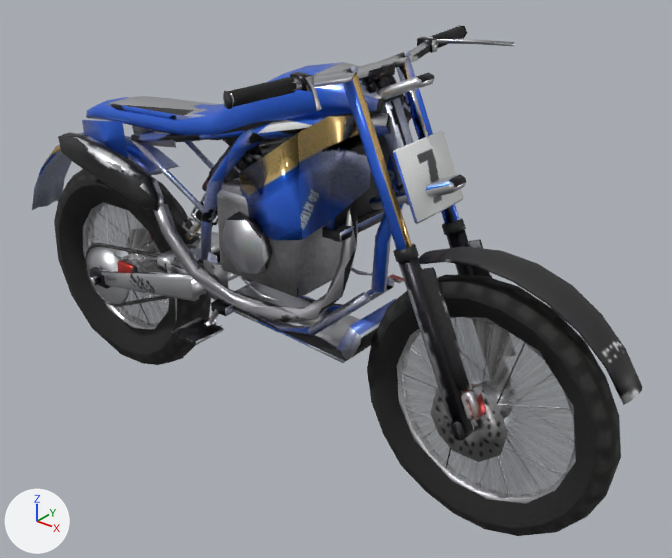
The Blender file assets/blender/bike-lod.blend, before and after one commit.
One viewpoint serves both versions: a camera (50 mm lens) standing at (2.201, -1.698, 1.26) and looking at (0.775, 0.085, 0.154). Lighting does not change. The marker at lower left points along +X, +Y and +Z. The older version comes first.

In view in the first picture: 'bodywork', 'engine', 'exhaust', 'fork_lower', 'fork_upper', 'frame', 'handlebar', 'swingarm', 'wheel_front', 'wheel_front_blur', 'wheel_rear', 'wheel_rear_blur' and 8 more.
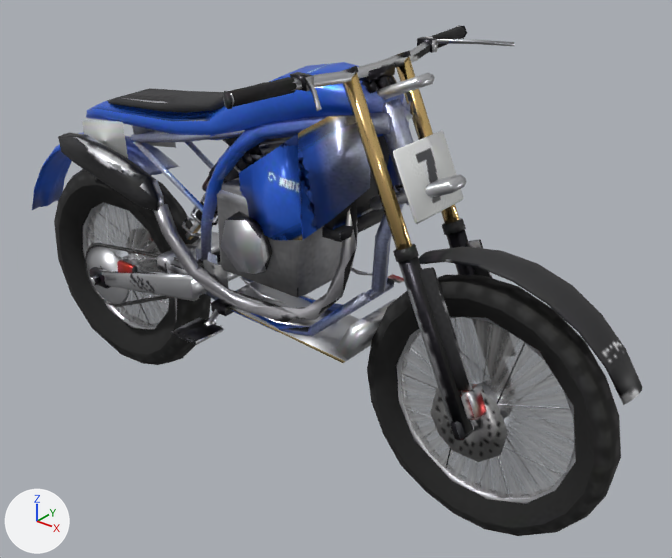
Boxes [x1, y1, x2, y2] around the edits, measured in the pictures (672 x 558 px; the box of a moved part takes in the faces that stretch with it):
part 1 of me_frame, surface changed: [130, 98, 413, 363] in both
part 2 of me_bodywork, rebuilt: before [108, 96, 217, 120]; after [107, 83, 261, 113]
part 3 of me_bodywork, moved or reshaped: before [268, 66, 316, 82]; after [269, 66, 316, 82]
part 4 of me_bodywork, surface changed: [32, 62, 411, 240] in both
part 5 of me_fork_upper, surface changed (blue to brown): [343, 51, 466, 250] in both

What changed in the scene script:
```text
Change me_frame:
    where me_frame.from_pydata(...)  # 253 vertices, 418 faces; spans x 0.163..1.117, y -0.118..0.118, z 0.038..0.711
    used by ob_frame; parent = ob_bike; location = (0.0, 0.0, 0.0)
    me_frame part 1: texture (UV) coordinates of 418 of 418 faces, centred in x 0.168..1.101, y -0.118..0.118, z 0.04..0.706, changed; they spanned u 0.0..0.96, v 0.0..1.0 and now span u 0.0..0.96, v 0.0..1.0
Change me_bodywork:
    where me_bodywork.from_pydata(...)  # 238 vertices, 444 faces; spans x -0.443..1.006, y -0.149..0.149, z 0.103..0.762
    used by ob_bodywork; parent = ob_bike; location = (0.0, 0.0, 0.0)
    me_bodywork part 2: the loose piece of 34 vertices spanning x 0.04..0.56, y -0.079..0.079, z 0.53..0.619 is rebuilt with 37 vertices and now spans x 0.04..0.56, y -0.08..0.08, z 0.543..0.665
    me_bodywork part 3
    4 vertices are removed from x 0.72..0.94, y -0.082..0.098, z 0.672..0.731
    18 faces are deleted
    2 vertices are added at (0.921, 0.088, 0.687), (0.719, -0.071, 0.725)
    14 new faces join them
    me_bodywork part 4: 302 kept faces spanning x -0.443..1.006, y -0.149..0.149, z 0.103..0.762 get new texture (UV) coordinates
Change me_fork_upper:
    where me_fork_upper.from_pydata(...)  # 166 vertices, 143 faces; spans x -0.212..0.116, y -0.122..0.122, z -0.196..0.293
    used by ob_fork_upper; parent = ob_bike; location = (1.08, 0.0, 0.5)
    me_fork_upper part 5: texture (UV) coordinates of 141 of 143 faces, centred in x -0.211..0.114, y -0.117..0.117, z -0.189..0.288, changed; they spanned u 0.2..0.97, v 0.0..0.98 and now span u 0.23..0.96, v 0.0..1.0
```
